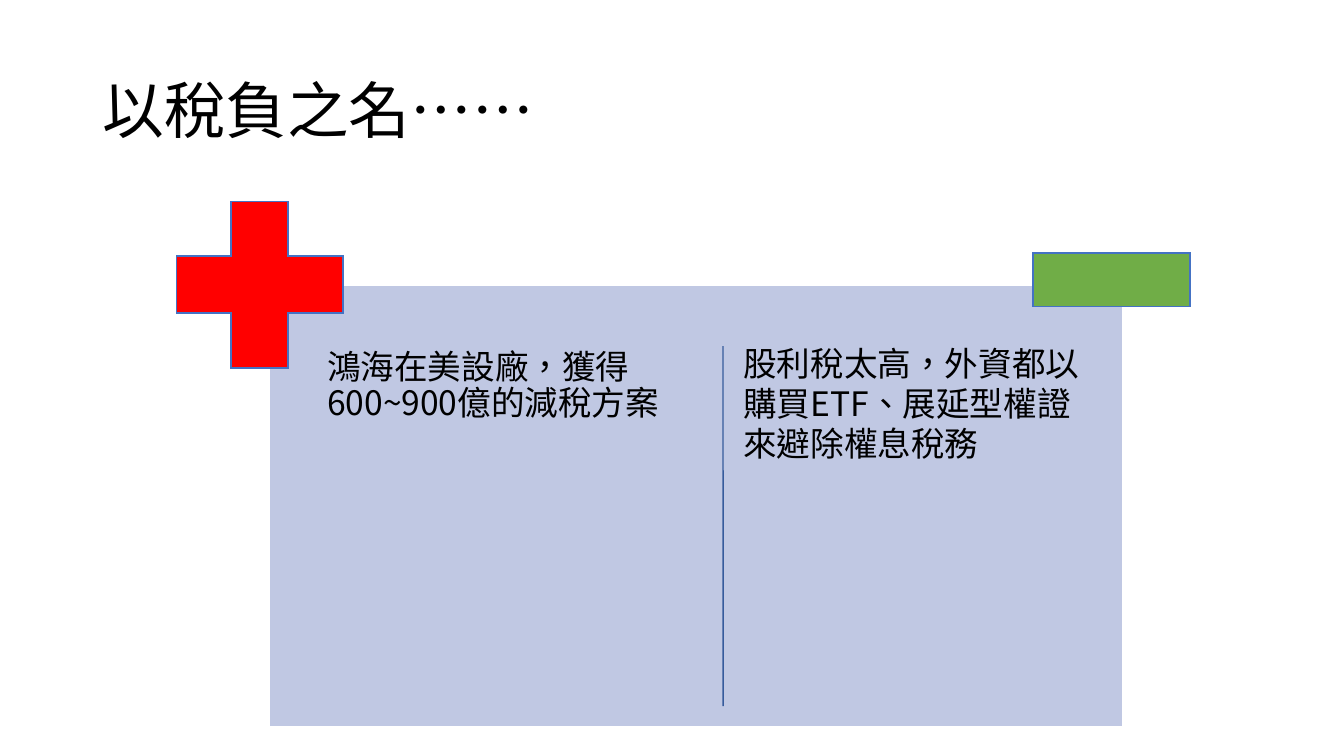
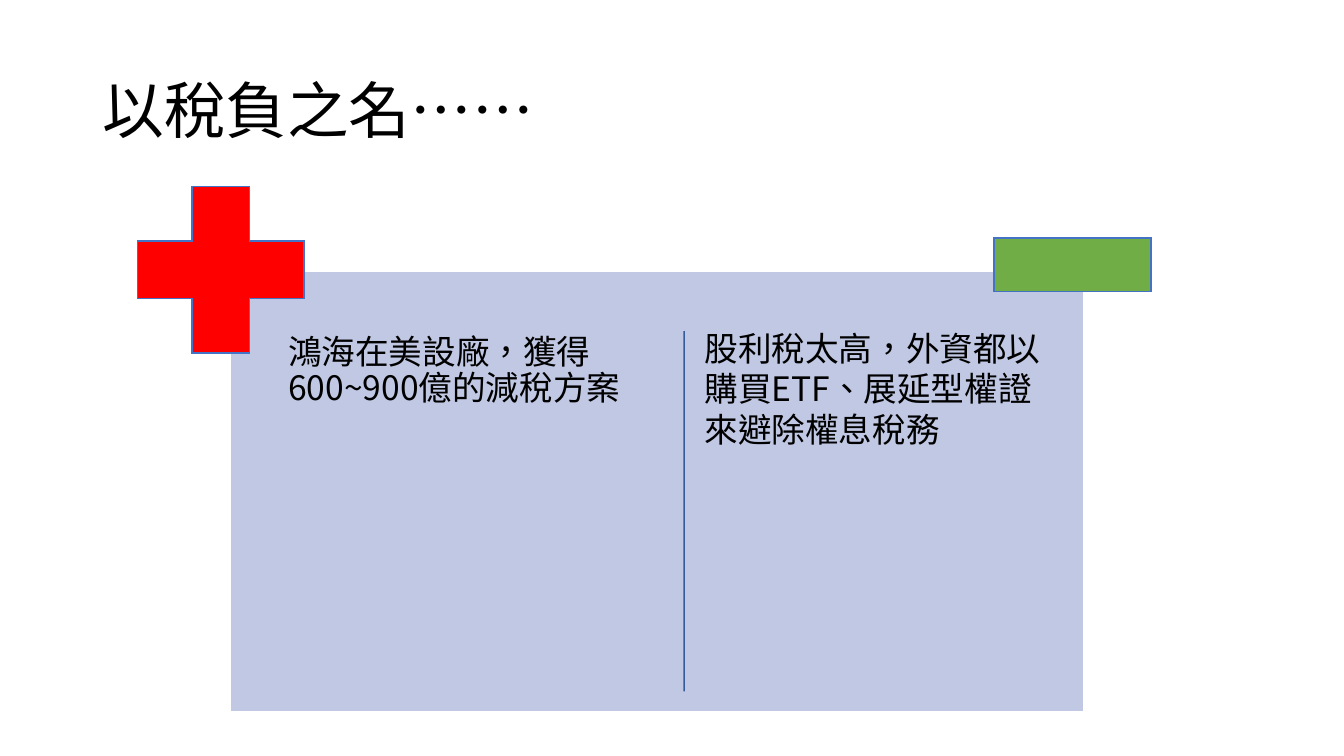
Before and after one commit to Jameswilson7788/school, a slide deck: slide 4 of 政府產業政策簡報.pptx. Drawn at 1344x756 pixels with LibreOffice and Linux fonts; fonts in the diff are those of the drawing. Boxes give left, top, right and bottom in pixels: in the first picture for what was removed or moved away, otherwise in the second. Text is boxed around its words. In the diff, an @@ line names an element or a change of style, - is before the commit and + after.

```diff
--- a/政府產業政策簡報.pptx
+++ b/政府產業政策簡報.pptx
@@ 2 texts, 2 rectangles, 1 line, 1 plus: place and size @@
-2 texts, 2 rectangles, 1 line, 1 plus at box(176, 202, 1191, 726)
+2 texts, 2 rectangles, 1 line, 1 plus at box(137, 187, 1151, 712)
```
Also in this commit, not shown: 2 other slides changed, 1 slide removed.
